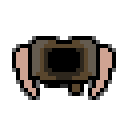
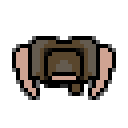
The second w=128, h=128 image is a revision of the first. Changes to its layers:
showed "Head" over 48, 52, 80, 80
